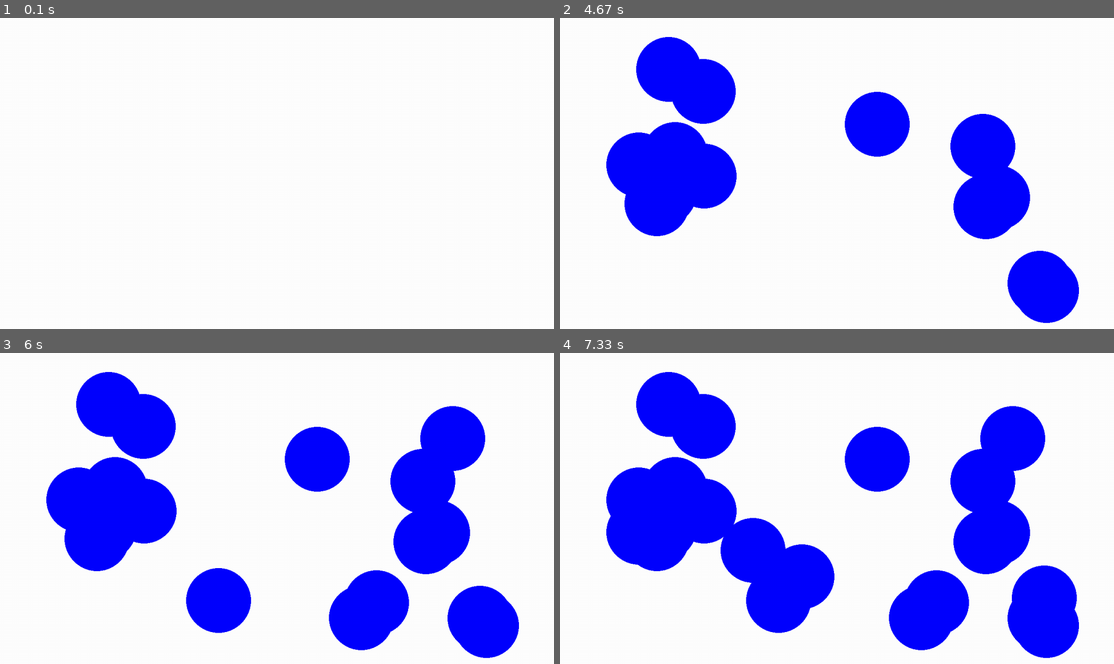
Above: before the commit, frames 1-4 (two rows, left to right).
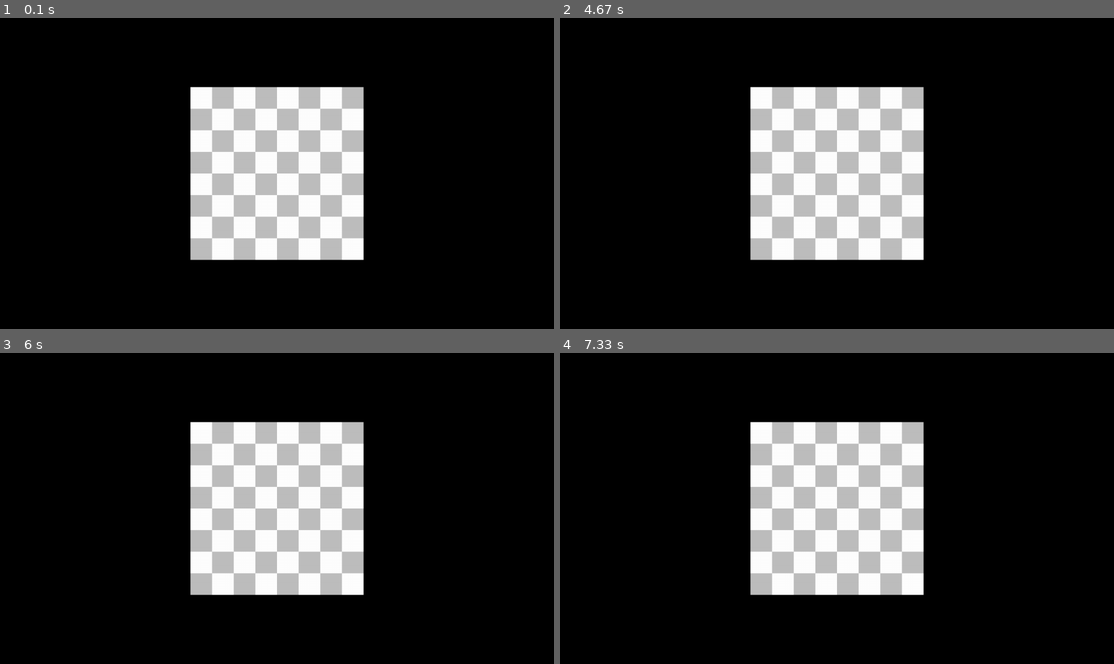
Above: after the commit, the same moments.

Repository: zzzHonore/hector
Game: pygame game, started from main.py
Two runs of this game, one before a commit and one after it. Both use one fixed random seed, a clock stepped at 60 frames per second and the inputs below.
Inputs (mouse positions are in pixels of both pictures, inside the frame that each line leads up to):
- Up to frame 1 (0.1 s): no input
- Up to frame 2 (4.67 s): press the mouse at (837, 195) at 0.37 s; move the mouse to (770, 185) at 0.47 s; release the mouse at (704, 176) at 0.6 s; press the mouse at (837, 195) at 0.7 s; move the mouse to (942, 238) at 0.8 s; release the mouse at (1041, 282) at 0.93 s; press the mouse at (837, 195) at 1.03 s; move the mouse to (737, 179) at 1.13 s; release the mouse at (637, 164) at 1.27 s; press the mouse at (837, 195) at 1.37 s; move the mouse to (942, 241) at 1.47 s; release the mouse at (1047, 291) at 1.6 s; press the mouse at (837, 195) at 1.7 s; move the mouse to (909, 170) at 1.8 s; release the mouse at (981, 145) at 1.93 s; press the mouse at (837, 195) at 2.03 s; move the mouse to (748, 198) at 2.13 s; release the mouse at (654, 204) at 2.27 s; press the mouse at (837, 195) at 2.37 s; move the mouse to (753, 129) at 2.47 s; release the mouse at (670, 67) at 2.6 s; press the mouse at (837, 195) at 2.7 s; move the mouse to (759, 173) at 2.8 s; release the mouse at (676, 154) at 2.93 s; press the mouse at (837, 195) at 3.03 s; move the mouse to (914, 198) at 3.13 s; release the mouse at (986, 207) at 3.27 s; press the mouse at (837, 195) at 3.37 s; move the mouse to (753, 192) at 3.47 s; release the mouse at (665, 192) at 3.6 s; press the mouse at (837, 195) at 3.7 s; move the mouse to (770, 142) at 3.8 s; release the mouse at (704, 92) at 3.93 s; press the mouse at (837, 195) at 4.03 s; move the mouse to (920, 195) at 4.13 s; release the mouse at (997, 198) at 4.27 s; press the mouse at (837, 195) at 4.37 s; move the mouse to (859, 157) at 4.47 s; release the mouse at (875, 123) at 4.6 s
- Up to frame 3 (6 s): press the mouse at (277, 530) at 4.7 s; move the mouse to (365, 483) at 4.8 s; release the mouse at (454, 436) at 4.93 s; press the mouse at (277, 530) at 5.03 s; move the mouse to (249, 564) at 5.13 s; release the mouse at (216, 598) at 5.27 s; press the mouse at (277, 530) at 5.37 s; move the mouse to (321, 573) at 5.47 s; release the mouse at (360, 617) at 5.6 s; press the mouse at (277, 530) at 5.7 s; move the mouse to (326, 564) at 5.8 s; release the mouse at (376, 601) at 5.93 s
- Up to frame 4 (7.33 s): press the mouse at (837, 530) at 6.03 s; move the mouse to (820, 552) at 6.13 s; release the mouse at (803, 576) at 6.27 s; press the mouse at (837, 530) at 6.37 s; move the mouse to (942, 564) at 6.47 s; release the mouse at (1041, 598) at 6.6 s; press the mouse at (837, 530) at 6.7 s; move the mouse to (737, 530) at 6.8 s; release the mouse at (637, 533) at 6.93 s; press the mouse at (837, 530) at 7.03 s; move the mouse to (798, 539) at 7.13 s; release the mouse at (753, 548) at 7.27 s

The runs differ from the first frame. In frame 1, 92% of the frame differs, in the area x 0-100%, y 0-100%; in frame 2, 92%; in frame 3, 93%; in frame 4, 94%.

Commit message:
create grid

Diff:
--- a/main.py
+++ b/main.py
@@ -3,12 +3,29 @@
 
 # set up pygame
 pygame.init()
-window = pygame.display.set_mode((1280,720))
+WINDOW_WIDTH = 1280
+WINDOW_HEIGHT = 720
+window = pygame.display.set_mode((WINDOW_WIDTH, WINDOW_HEIGHT))
 pygame.display.set_caption("Hector Chess - Sint-Pieterscollege, Jette")
 clock = pygame.time.Clock()
 running = True
 
 to_draw = []
+
+def create_grid(position=(WINDOW_WIDTH//2,WINDOW_HEIGHT//2),width=400):
+    """
+    This function creates a grid of rects to serve as a background for all the pieces.
+    Accepts
+        position (tuple): x and y coords of the middle of the grid
+        width (int): the width of the grid
+    Returns
+        grid_rects (list): list with pygame rects that represent a grid when drawn
+    """
+    grid_rects = []
+    for x in range(0,width,width//8):
+        for y in range(0,width,width//8):
+            grid_rects.append(pygame.Rect(x+position[0]-width//2,y+position[1]-width//2,width/8,width/8))
+    return grid_rects
 
 # game loop
 while running:
@@ -23,13 +40,19 @@
     # ... logic
 
     # clear the screen before rendering
-    window.fill("white")
+    window.fill("black")
     # ... rendering the screen
-    for coords in to_draw:
-        pygame.draw.circle(window,(0,0,255),coords,75)
+
+    # the background
+    grid = create_grid()
+    colors = ["gray","white"]
+    color_counter = 1
+    for i in range(len(grid)):
+        pygame.draw.rect(window,colors[color_counter%2],grid[i])
+        if not (i+1)%8 == 0:
+            color_counter += 1
+
 
     pygame.display.flip() # update the screen
 
     clock.tick(60) # wait until the next frame (60FPS)
-
-pygame.quit()
